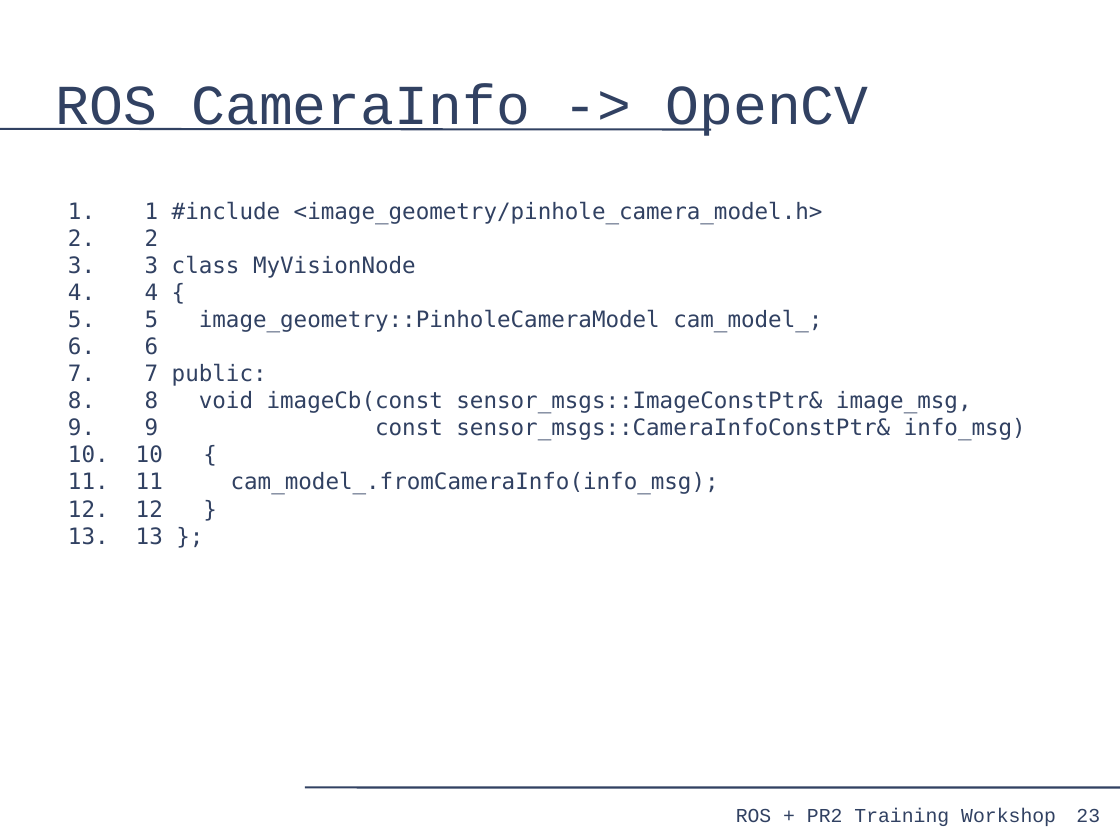
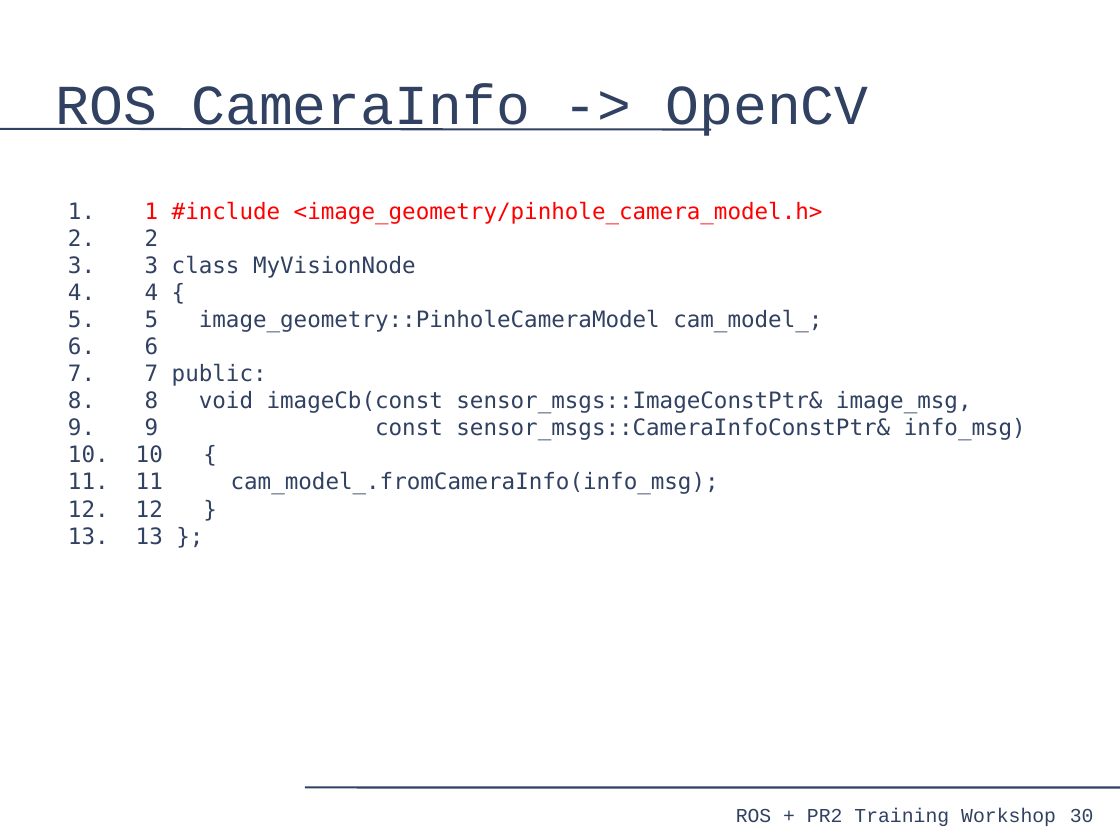
Before and after one commit to PR2/pr2_docs, a slide deck: slide 30 of pr2_training_workshop/processing_camera_data/slides.odp (slide 23 before the commit). Drawn at 1120x840 pixels with LibreOffice and Linux fonts; fonts in the diff are those of the drawing. Boxes give left, top, right and bottom in pixels: in the first picture for what was removed or moved away, otherwise in the second. Text is boxed around its words. In the diff, an @@ line names an element or a change of style, - is before the commit and + after.

Commit message:
processing_camera_data: Highlighting of code snippets

```diff
--- a/pr2_training_workshop/processing_camera_data/slides.odp
+++ b/pr2_training_workshop/processing_camera_data/slides.odp
@@ text at [145,201,823,224]: text colour #314162 to #FF0000 in "1 #include <image_geometry/pinhole_camera_model.h>" @@
@@ page number added at [1070,809,1094,822], 14 pt, text #314162 @@
+30
@@ page number removed at [1076,809,1100,822] @@
-23
```
Also in this commit, not shown: 35 other slides changed, 11 slides added.
